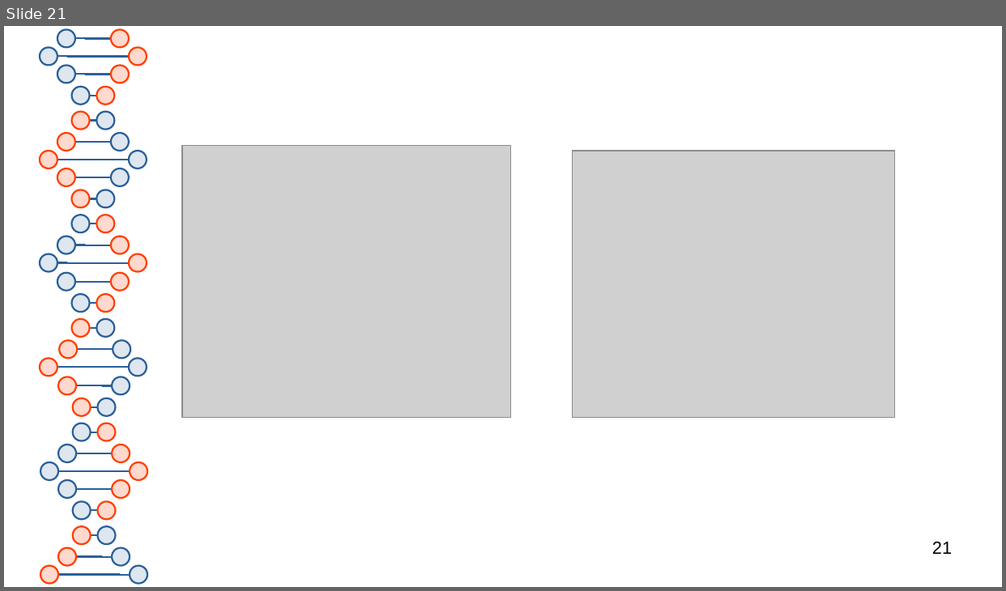
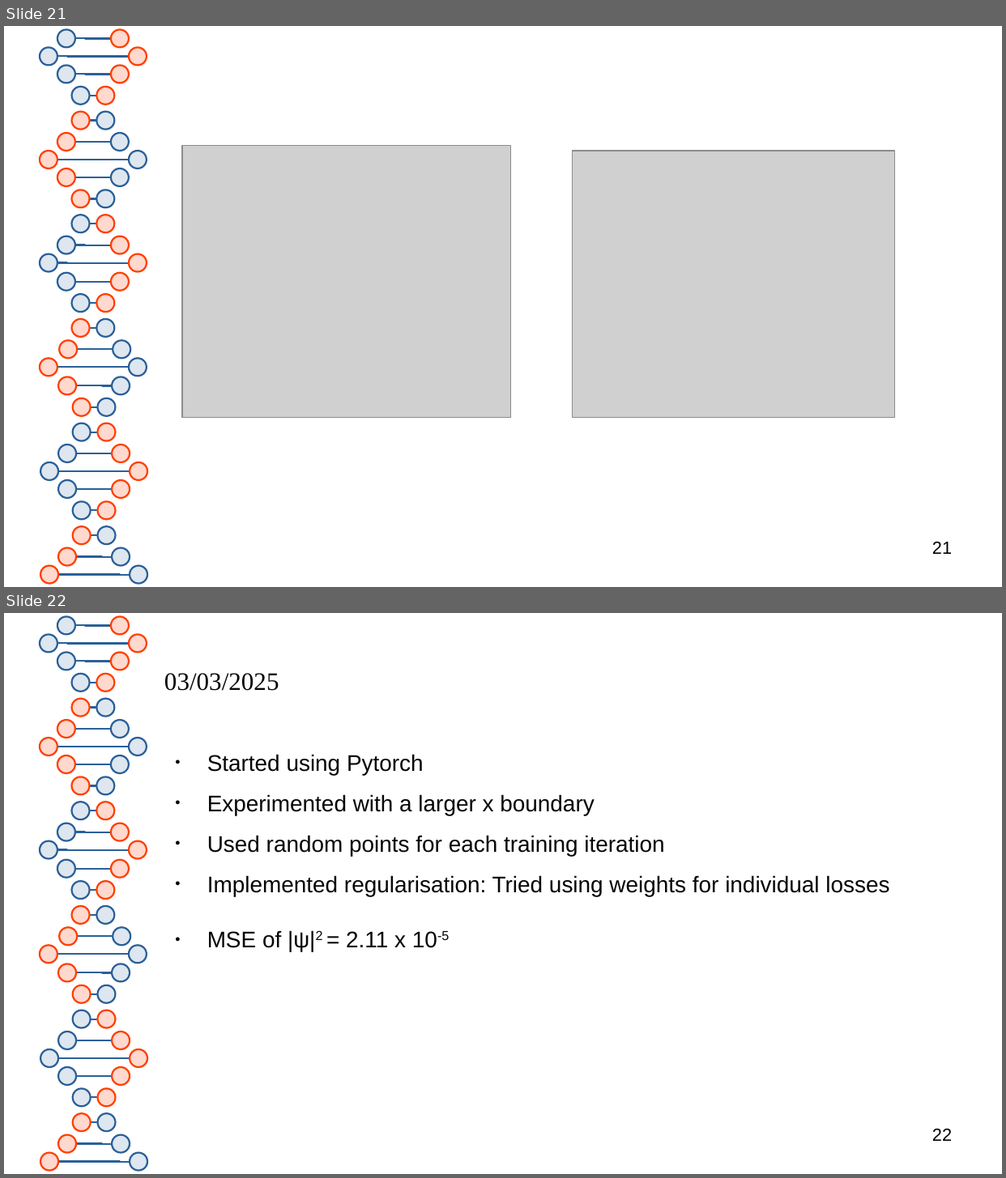
Before and after one commit to thash-jkr/Schrodinger-PINN, a slide deck: pinn_ppt.odp. Shown one above the other, each under a label of ours: slide 21 before the commit, slides 21 and 22 after it. The pictures are 1006x591 and 1006x1178 pixels, drawn with LibreOffice and Linux fonts; fonts in the diff are those of the drawing; grey boxes stand for pictures. Boxes give left, top, right and bottom in pixels: in the first picture for what was removed or moved away, otherwise in the second. Text is boxed around its words. In the diff, an @@ line names an element or a change of style, - is before the commit and + after.

```diff
--- a/pinn_ppt.odp
+++ b/pinn_ppt.odp
@@ slide 22 added at (x1=4, y1=613, x2=1002, y2=1174), background #FFFFFF; not listed: 81 template elements that a slide beside it also shows @@
@@ title added at (x1=164, y1=673, x2=279, y2=691), 20 pt, text #050505 @@
+03/03/2025
@@ text added at (x1=207, y1=754, x2=889, y2=952), 18 pt, text #050505 @@
+● Started using Pytorch
+● Experimented with a larger x boundary
+● Used random points for each training iteration
+● Implemented regularisation: Tried using weights for individual losses
+● MSE of |ψ|2 = 2.11 x 10-5
@@ page number added at (x1=932, y1=1129, x2=952, y2=1141), 14 pt, text #000000 @@
+22
```
Also in this commit, not shown: 6 other slides added, 8 other files.
